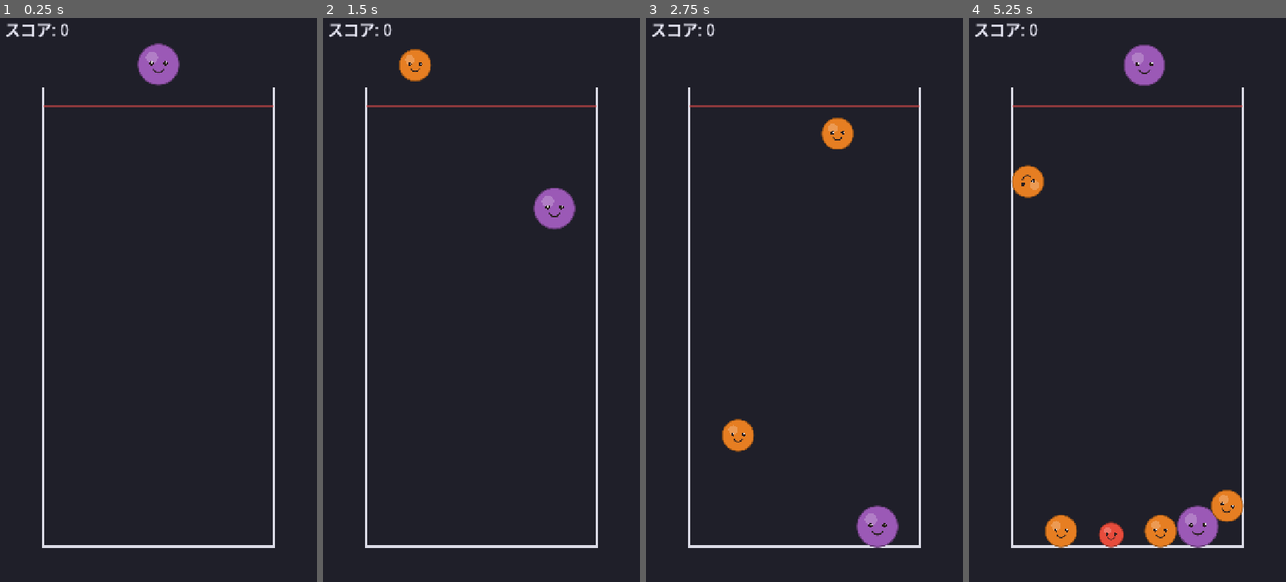
Above: before the commit, frames 1-4 (left to right).
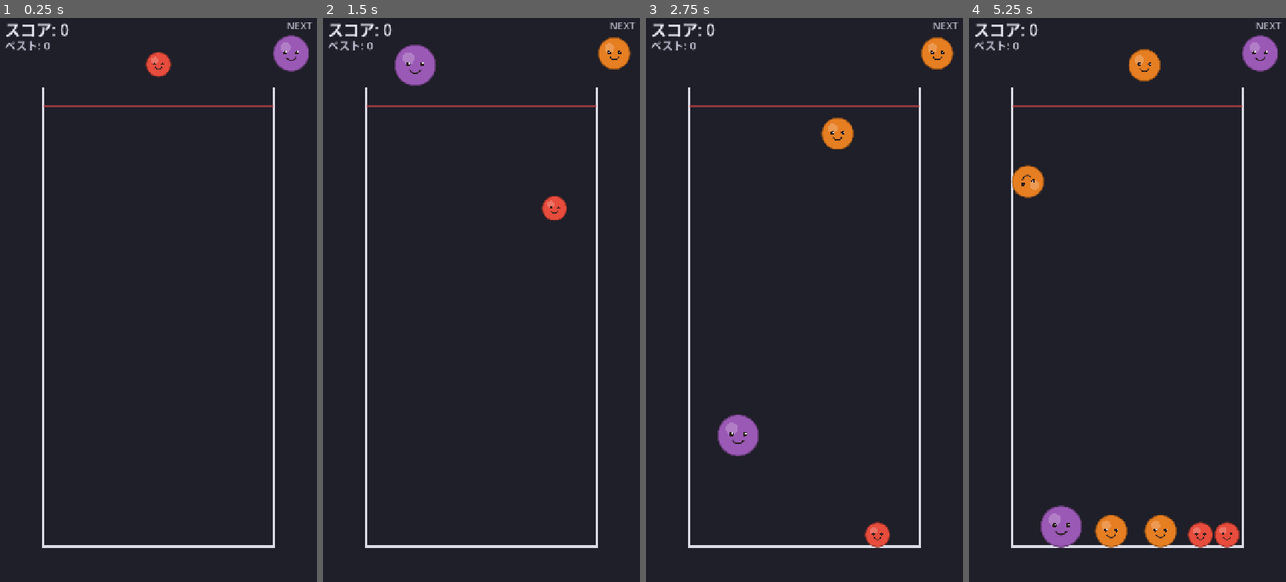
Above: after the commit, the same moments.

Repository: lalalalasuke-jpg/suika-game
Game: Godot game, scene res://scenes/main.tscn
Same seed, same stepped clock (60 frames per second), same inputs: the game is played once before the commit and once after it.
Inputs (mouse positions are in pixels of both pictures, inside the frame that each line leads up to):
- Up to frame 1 (0.25 s): no input
- Up to frame 2 (1.5 s): tap Enter at 0.5 s; move the mouse to (554, 277) at 0.52 s; click (554, 277) at 0.67 s; move the mouse to (414, 333) at 1.27 s; click (414, 333) at 1.42 s
- Up to frame 3 (2.75 s): move the mouse to (836, 175) at 2.02 s; click (836, 175) at 2.17 s
- Up to frame 4 (5.25 s): move the mouse to (1111, 424) at 2.77 s; click (1111, 424) at 2.92 s; move the mouse to (1225, 390) at 3.52 s; click (1225, 390) at 3.67 s; move the mouse to (1029, 215) at 4.27 s; click (1029, 215) at 4.42 s; move the mouse to (1143, 305) at 5.02 s; click (1143, 305) at 5.17 s

The runs differ from the first frame. In frame 1, 1.5% of the frame differs, in the area x 1-99%, y 0-13%; in frame 2, 2.1%; in frame 3, 2.1%; in frame 4, 4.2%, in the area x 1-99%, y 0-94%.

Commit message:
スイカゲーム: 次の果物プレビュー ＋ ハイスコア保存
- 顔描画を Fruit.paint_face() の static 関数に切り出し、本体とプレビューで共用
- PreviewIcon（物理なしの表示専用ノード）を HUD 右上に
- next_rank を先に決めて表示、落とすたびに更新
- ハイスコアを user://suika_save.cfg（ConfigFile）に保存・読込、新記録表示

Co-Authored-By: Claude Sonnet 5 <noreply@anthropic.com>

Diff:
--- a/scenes/fruit.gd
+++ b/scenes/fruit.gd
@@ -74,39 +74,42 @@
 	queue_redraw()
 
 
-# 画像を使わず、rank の色の丸に顔を描いて「絵文字キャラ」っぽくする
 func _draw() -> void:
-	var body: Color = COLORS[rank]
+	# 演出中の拡大（以降の draw_* すべてに掛かる）
+	draw_set_transform(Vector2.ZERO, 0.0, Vector2(draw_scale, draw_scale))
+	paint_face(self, radius, rank)
+
+
+# 画像を使わず、顔つきの果物を任意の CanvasItem に描く。
+# 本体（Fruit）とプレビュー（PreviewIcon）で共用する static 関数
+static func paint_face(ci: CanvasItem, r: float, fruit_rank: int) -> void:
+	var body: Color = COLORS[fruit_rank]
 	var dark := Color(0.16, 0.12, 0.12)
 
-	# 演出中の拡大（以降の draw_* すべてに掛かる）
-	draw_set_transform(Vector2.ZERO, 0.0, Vector2(draw_scale, draw_scale))
-
-	# 本体 ＋ 少し濃い輪郭
-	draw_circle(Vector2.ZERO, radius, body)
-	draw_arc(Vector2.ZERO, radius, 0.0, TAU, 64, body.darkened(0.35), maxf(2.0, radius * 0.06), true)
-	# 左上のツヤ
-	draw_circle(Vector2(-radius * 0.32, -radius * 0.34), radius * 0.30, Color(1, 1, 1, 0.22))
+	# 本体 ＋ 少し濃い輪郭 ＋ 左上のツヤ
+	ci.draw_circle(Vector2.ZERO, r, body)
+	ci.draw_arc(Vector2.ZERO, r, 0.0, TAU, 64, body.darkened(0.35), maxf(2.0, r * 0.06), true)
+	ci.draw_circle(Vector2(-r * 0.32, -r * 0.34), r * 0.30, Color(1, 1, 1, 0.22))
 
 	# 目
-	var eye_dx := radius * 0.34
-	var eye_y := -radius * 0.06
-	var eye_r := maxf(1.5, radius * 0.11)
-	if rank >= 9:
+	var eye_dx := r * 0.34
+	var eye_y := -r * 0.06
+	var eye_r := maxf(1.5, r * 0.11)
+	if fruit_rank >= 9:
 		# 大物は満足げな閉じ目 ^ ^
-		var w := maxf(1.5, radius * 0.05)
-		draw_arc(Vector2(-eye_dx, eye_y), radius * 0.16, PI * 1.15, PI * 1.85, 12, dark, w, true)
-		draw_arc(Vector2(eye_dx, eye_y), radius * 0.16, PI * 1.15, PI * 1.85, 12, dark, w, true)
+		var w := maxf(1.5, r * 0.05)
+		ci.draw_arc(Vector2(-eye_dx, eye_y), r * 0.16, PI * 1.15, PI * 1.85, 12, dark, w, true)
+		ci.draw_arc(Vector2(eye_dx, eye_y), r * 0.16, PI * 1.15, PI * 1.85, 12, dark, w, true)
 	else:
-		draw_circle(Vector2(-eye_dx, eye_y), eye_r, dark)
-		draw_circle(Vector2(eye_dx, eye_y), eye_r, dark)
-		draw_circle(Vector2(-eye_dx + eye_r * 0.35, eye_y - eye_r * 0.35), eye_r * 0.4, Color(1, 1, 1, 0.85))
-		draw_circle(Vector2(eye_dx + eye_r * 0.35, eye_y - eye_r * 0.35), eye_r * 0.4, Color(1, 1, 1, 0.85))
+		ci.draw_circle(Vector2(-eye_dx, eye_y), eye_r, dark)
+		ci.draw_circle(Vector2(eye_dx, eye_y), eye_r, dark)
+		ci.draw_circle(Vector2(-eye_dx + eye_r * 0.35, eye_y - eye_r * 0.35), eye_r * 0.4, Color(1, 1, 1, 0.85))
+		ci.draw_circle(Vector2(eye_dx + eye_r * 0.35, eye_y - eye_r * 0.35), eye_r * 0.4, Color(1, 1, 1, 0.85))
 
 	# 口（にっこり）
-	draw_arc(Vector2(0, radius * 0.10), radius * 0.30, PI * 0.15, PI * 0.85, 20, dark, maxf(1.5, radius * 0.07), true)
+	ci.draw_arc(Vector2(0, r * 0.10), r * 0.30, PI * 0.15, PI * 0.85, 20, dark, maxf(1.5, r * 0.07), true)
 
 	# ほっぺ（中ランク以上）
-	if rank >= 4:
-		draw_circle(Vector2(-radius * 0.52, radius * 0.16), radius * 0.14, Color(1, 0.5, 0.5, 0.30))
-		draw_circle(Vector2(radius * 0.52, radius * 0.16), radius * 0.14, Color(1, 0.5, 0.5, 0.30))
+	if fruit_rank >= 4:
+		ci.draw_circle(Vector2(-r * 0.52, r * 0.16), r * 0.14, Color(1, 0.5, 0.5, 0.30))
+		ci.draw_circle(Vector2(r * 0.52, r * 0.16), r * 0.14, Color(1, 0.5, 0.5, 0.30))
--- a/scenes/main.gd
+++ b/scenes/main.gd
@@ -17,20 +17,30 @@
 const LINE_Y := 210.0
 ## 何秒 居座り続けたらゲームオーバーにするか
 const GAME_OVER_DELAY := 1.5
+## ハイスコアの保存先（user:// は OS ごとのアプリ専用フォルダ）
+const SAVE_PATH := "user://suika_save.cfg"
 
 var current_fruit: Fruit = null
 var can_drop := true
 var score := 0
+var high_score := 0
+var next_rank := 0
 var game_over := false
 # 果物がラインを超えている状態が続いている時間
 var danger_time := 0.0
 
 @onready var score_label: Label = $HUD/ScoreLabel
+@onready var best_label: Label = $HUD/BestLabel
+@onready var next_preview: PreviewIcon = $HUD/NextPreview
 @onready var game_over_panel: Control = $HUD/GameOverPanel
 @onready var final_score_label: Label = $HUD/GameOverPanel/FinalScore
+@onready var go_best_label: Label = $HUD/GameOverPanel/BestLine
 
 
 func _ready() -> void:
+	_load_high_score()
+	next_rank = randi() % (SPAWN_MAX_RANK + 1)
+	next_preview.show_rank(next_rank)
 	_update_score()
 	_spawn_next()
 
@@ -66,7 +76,9 @@
 func _spawn_next() -> void:
 	if game_over:
 		return
-	var rank := randi() % (SPAWN_MAX_RANK + 1)
+	var rank := next_rank
+	next_rank = randi() % (SPAWN_MAX_RANK + 1)
+	next_preview.show_rank(next_rank)
 	var f := _make_fruit(rank)
 	f.freeze = true
 	var r: float = Fruit.RADII[rank]
@@ -165,7 +177,12 @@
 
 func _do_game_over() -> void:
 	game_over = true
+	var new_record := score > high_score
+	if new_record:
+		high_score = score
+		_save_high_score()
 	final_score_label.text = "スコア: %d" % score
+	go_best_label.text = "★ 新記録！ ★" if new_record else "ベスト: %d" % high_score
 	game_over_panel.visible = true
 	_play_sfx(SFX_GAMEOVER)
 	if current_fruit != null:
@@ -175,3 +192,16 @@
 
 func _update_score() -> void:
 	score_label.text = "スコア: %d" % score
+	best_label.text = "ベスト: %d" % maxi(high_score, score)
+
+
+func _load_high_score() -> void:
+	var cf := ConfigFile.new()
+	if cf.load(SAVE_PATH) == OK:
+		high_score = int(cf.get_value("score", "best", 0))
+
+
+func _save_high_score() -> void:
+	var cf := ConfigFile.new()
+	cf.set_value("score", "best", high_score)
+	cf.save(SAVE_PATH)
--- a/scenes/main.tscn
+++ b/scenes/main.tscn
@@ -1,6 +1,7 @@
-[gd_scene load_steps=4 format=3]
+[gd_scene load_steps=5 format=3]
 
 [ext_resource type="Script" path="res://scenes/main.gd" id="1"]
+[ext_resource type="Script" path="res://scenes/preview_icon.gd" id="2"]
 
 [sub_resource type="RectangleShape2D" id="RectangleShape2D_floor"]
 size = Vector2(500, 30)
@@ -54,6 +55,31 @@
 theme_override_font_sizes/font_size = 34
 text = "スコア: 0"
 
+[node name="BestLabel" type="Label" parent="HUD"]
+offset_left = 26.0
+offset_top = 60.0
+offset_right = 420.0
+offset_bottom = 90.0
+mouse_filter = 2
+theme_override_colors/font_color = Color(0.75, 0.75, 0.82, 1)
+theme_override_font_sizes/font_size = 24
+text = "ベスト: 0"
+
+[node name="NextLabel" type="Label" parent="HUD"]
+offset_left = 540.0
+offset_top = 20.0
+offset_right = 694.0
+offset_bottom = 46.0
+mouse_filter = 2
+theme_override_colors/font_color = Color(0.75, 0.75, 0.82, 1)
+theme_override_font_sizes/font_size = 22
+text = "NEXT"
+horizontal_alignment = 2
+
+[node name="NextPreview" type="Node2D" parent="HUD"]
+position = Vector2(648, 96)
+script = ExtResource("2")
+
 [node name="GameOverPanel" type="Control" parent="HUD"]
 visible = false
 offset_right = 720.0
@@ -84,10 +110,19 @@
 text = "スコア: 0"
 horizontal_alignment = 1
 
+[node name="BestLine" type="Label" parent="HUD/GameOverPanel"]
+offset_top = 656.0
+offset_right = 720.0
+offset_bottom = 694.0
+mouse_filter = 2
+theme_override_font_sizes/font_size = 30
+text = "ベスト: 0"
+horizontal_alignment = 1
+
 [node name="Hint" type="Label" parent="HUD/GameOverPanel"]
-offset_top = 680.0
+offset_top = 724.0
 offset_right = 720.0
-offset_bottom = 720.0
+offset_bottom = 764.0
 mouse_filter = 2
 theme_override_font_sizes/font_size = 28
 text = "クリックでもう一度"
--- /dev/null
+++ b/scenes/preview_icon.gd
@@ -0,0 +1,15 @@
+class_name PreviewIcon
+extends Node2D
+
+# 「次の果物」を HUD に小さく表示するだけのノード。物理も衝突も無い。
+var rank := 0
+
+
+func show_rank(r: int) -> void:
+	rank = r
+	queue_redraw()
+
+
+func _draw() -> void:
+	# 実サイズだと大きすぎるので上限 38px で表示
+	Fruit.paint_face(self, minf(Fruit.RADII[rank], 38.0), rank)
Not shown, added: scenes/preview_icon.gd.uid
